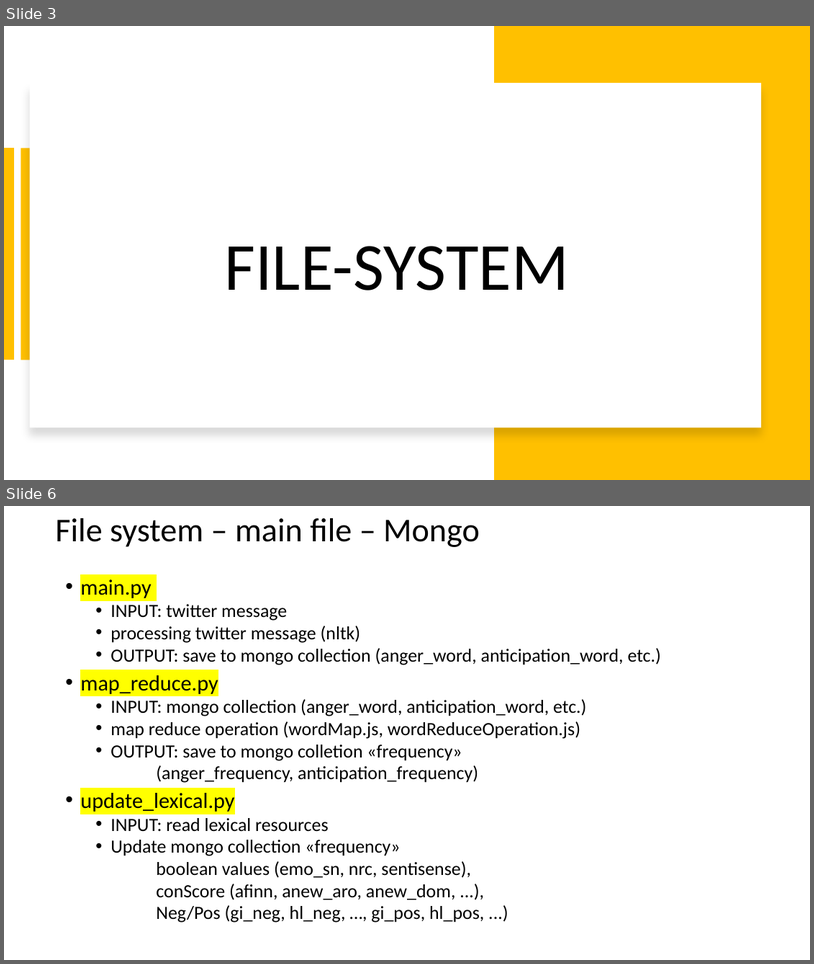
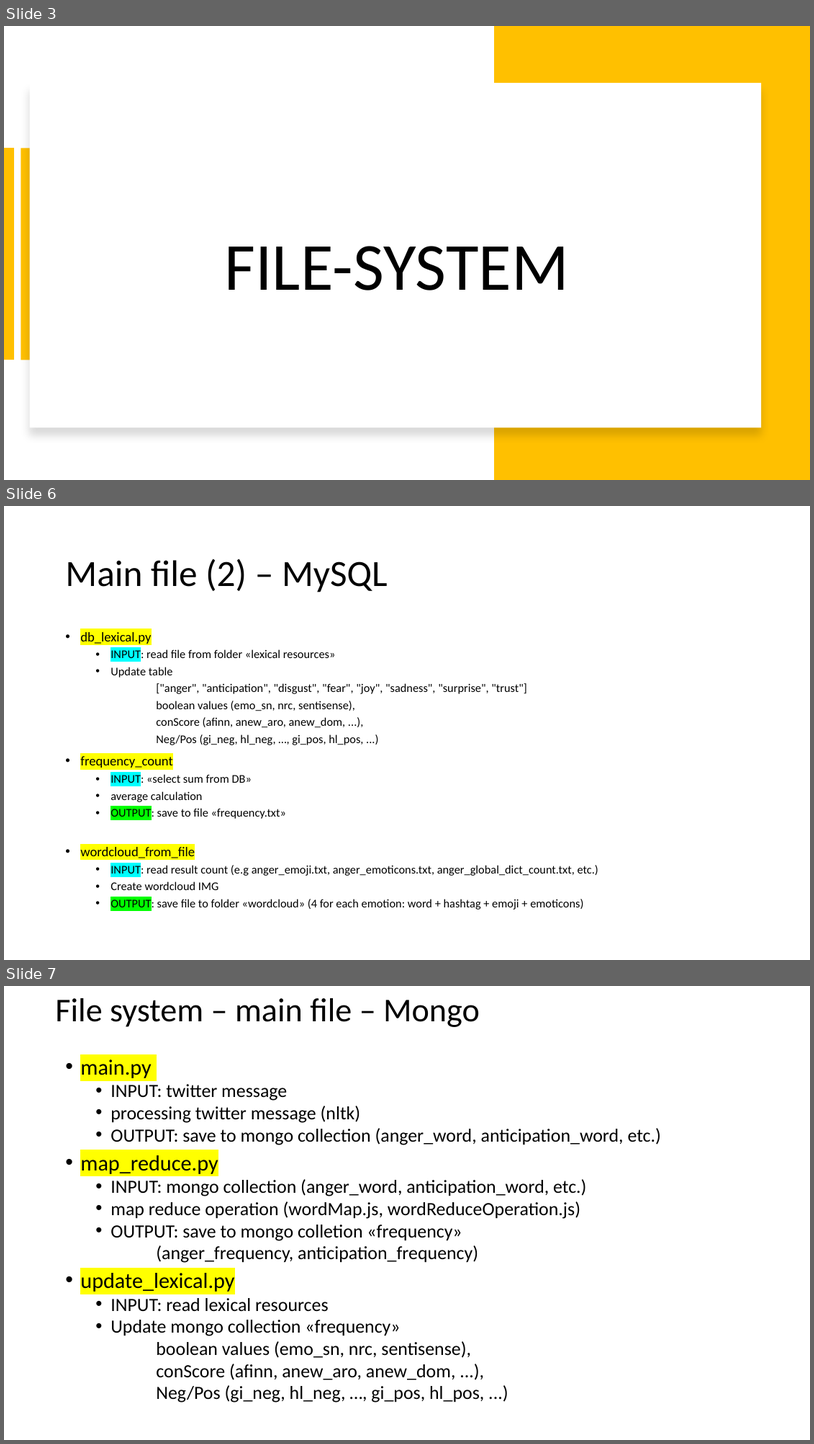
Before and after one commit to lucaMari94/mongodb-sentiment-analysis, a slide deck: silde/slide.pptx. Shown one above the other, each under a label of ours: slides 3 and 6 before the commit, slides 3, 6 and 7 after it; the slides between them are not shown. The pictures are 814x964 and 814x1444 pixels, drawn with LibreOffice and Linux fonts; fonts in the diff are those of the drawing. Boxes give left, top, right and bottom in pixels: in the first picture for what was removed or moved away, otherwise in the second. Text is boxed around its words. In the diff, an @@ line names an element or a change of style, - is before the commit and + after.

```diff
--- a/silde/slide.pptx
+++ b/silde/slide.pptx
@@ slide 6 added at <box>4,506,810,960</box>, background #FFFFFF @@
@@ title added at <box>65,559,388,592</box>, 44 pt, text #000000 @@
+Main file (2) – MySQL
@@ text added at <box>80,632,599,911</box>, 14 pt, text #000000 @@
+• db_lexical.py
+  • INPUT: read file from folder «lexical resources»
+  • Update table
+  ["anger", "anticipation", "disgust", "fear", "joy", "sadness", "surprise", "trust"]
+  boolean values (emo_sn, nrc, sentisense),
+  conScore (afinn, anew_aro, anew_dom, ...),
+  Neg/Pos (gi_neg, hl_neg, …, gi_pos, hl_pos, ...)
+• frequency_count
+  • INPUT: «select sum from DB»
+  • average calculation
+  • OUTPUT: save to file «frequency.txt»
+• wordcloud_from_file
+  • INPUT: read result count (e.g anger_emoji.txt, anger_emoticons.txt, anger_global_dict_count.txt, etc.)
+  • Create wordcloud IMG
+  • OUTPUT: save file to folder «wordcloud» (4 for each emotion: word + hashtag + emoji + emoticons)
@@ what was slide 6 is now slide 7 @@
```
Also in this commit, not shown: 2 slides changed, 1 other slide added, 1 slide removed, 5 other files.
